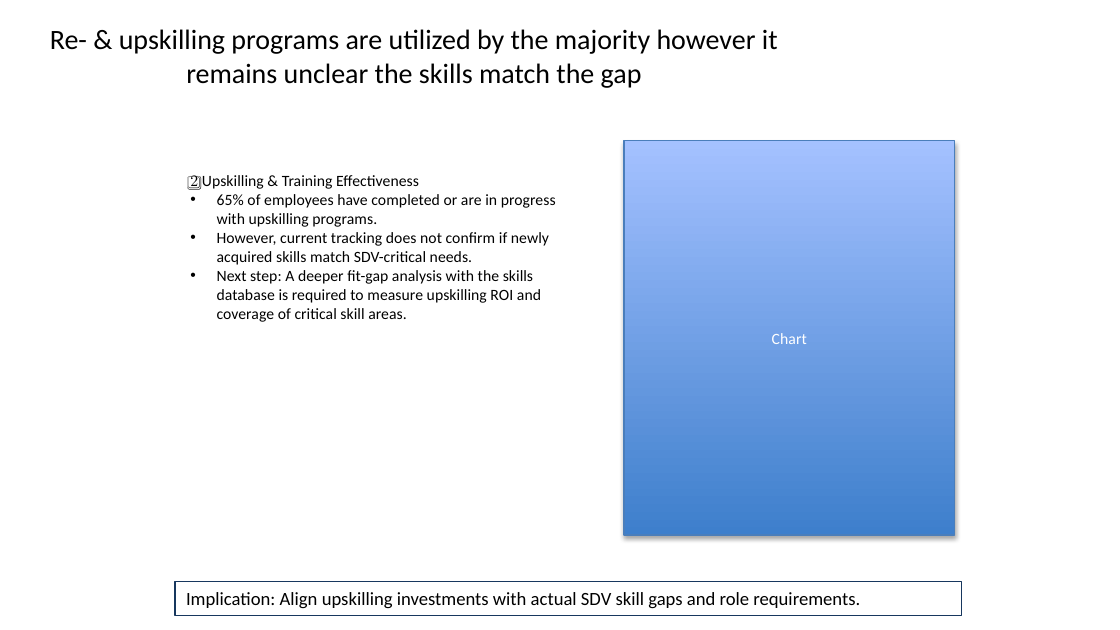
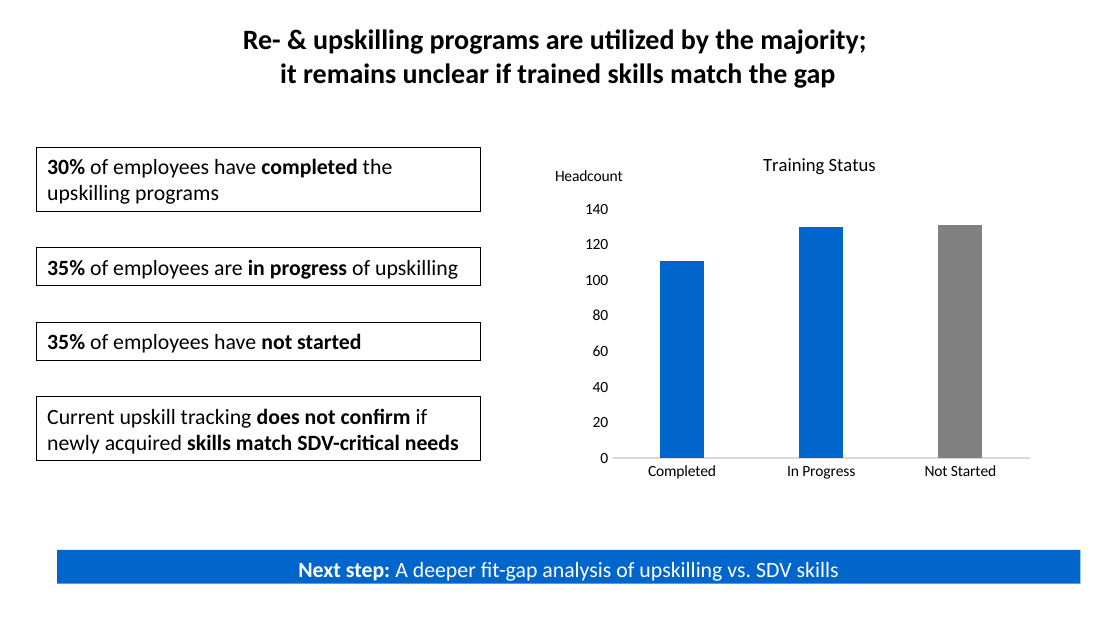
Before and after one commit to sven-friedel/workforce-insights-project, a slide deck: slide 5 of SDV_Talent_Report.pptx. Drawn at 1120x630 pixels with LibreOffice and Linux fonts; fonts in the diff are those of the drawing. Boxes give left, top, right and bottom in pixels: in the first picture for what was removed or moved away, otherwise in the second. Text is boxed around its words. In the diff, an @@ line names an element or a change of style, - is before the commit and + after.

Commit message:
Finalization of SDV Talent Report
updated design and contents of SDV_Talent_Report.pptx

Minor fixes in Dataset

```diff
--- a/SDV_Talent_Report.pptx
+++ b/SDV_Talent_Report.pptx
@@ text at [243, 29, 866, 88]: text changed; bold on @@
-Re- & upskilling programs are utilized by the majority however it remains unclear the skills match the gap
+Re- & upskilling programs are utilized by the majority;
+it remains unclear if trained skills match the gap
@@ rectangle added at [36, 147, 480, 211], outline #000000 0.75 pt, 14 pt, text #000000 @@
+30% of employees have completed the upskilling programs
@@ column chart added at [480, 147, 1040, 486] @@
+title "Training Status "
+categories: Completed, In Progress, Not Started
+Series 1: 111, 130, 131
@@ rectangle removed at [624, 141, 954, 535] @@
-Chart
@@ text removed at [190, 175, 556, 322] @@
-2️⃣ Upskilling & Training Effectiveness
-• 65% of employees have completed or are in progress with upskilling programs.
-• However, current tracking does not confirm if newly acquired skills match SDV-critical needs.
-• Next step: A deeper fit-gap analysis with the skills database is required to measure upskilling ROI and coverage of critical skill areas.
@@ rectangle added at [36, 248, 480, 286], outline #000000 0.75 pt, 14 pt, text #000000 @@
+35% of employees are in progress of upskilling
@@ rectangle added at [36, 323, 480, 361], outline #000000 0.75 pt, 14 pt, text #000000 @@
+35% of employees have not started
@@ rectangle added at [36, 396, 480, 460], outline #000000 0.75 pt, 14 pt, text #000000, bold @@
+Current upskill tracking does not confirm if newly acquired skills match SDV-critical needs
@@ rectangle "Next step: A deeper fit-gap ...": place and size @@
-rectangle "Next step: A deeper fit-gap ..." at [175, 581, 961, 615]
+rectangle "Next step: A deeper fit-gap ..." at [57, 550, 1081, 584]
@@ rectangle "Next step: A deeper fit-gap ..." at [57, 550, 1081, 584]: fill none to #0066CC; outline #17375E 1 pt to none @@
@@ text in rectangle at [298, 562, 839, 581]: text changed; size 12 to 14 pt; text colour #000000 to #FFFFFF @@
-Implication: Align upskilling investments with actual SDV skill gaps and role requirements.
+Next step: A deeper fit-gap analysis of upskilling vs. SDV skills
```
Also in this commit, not shown: 3 other slides changed, 2 slides added, 2 slides removed, 1 other file.
